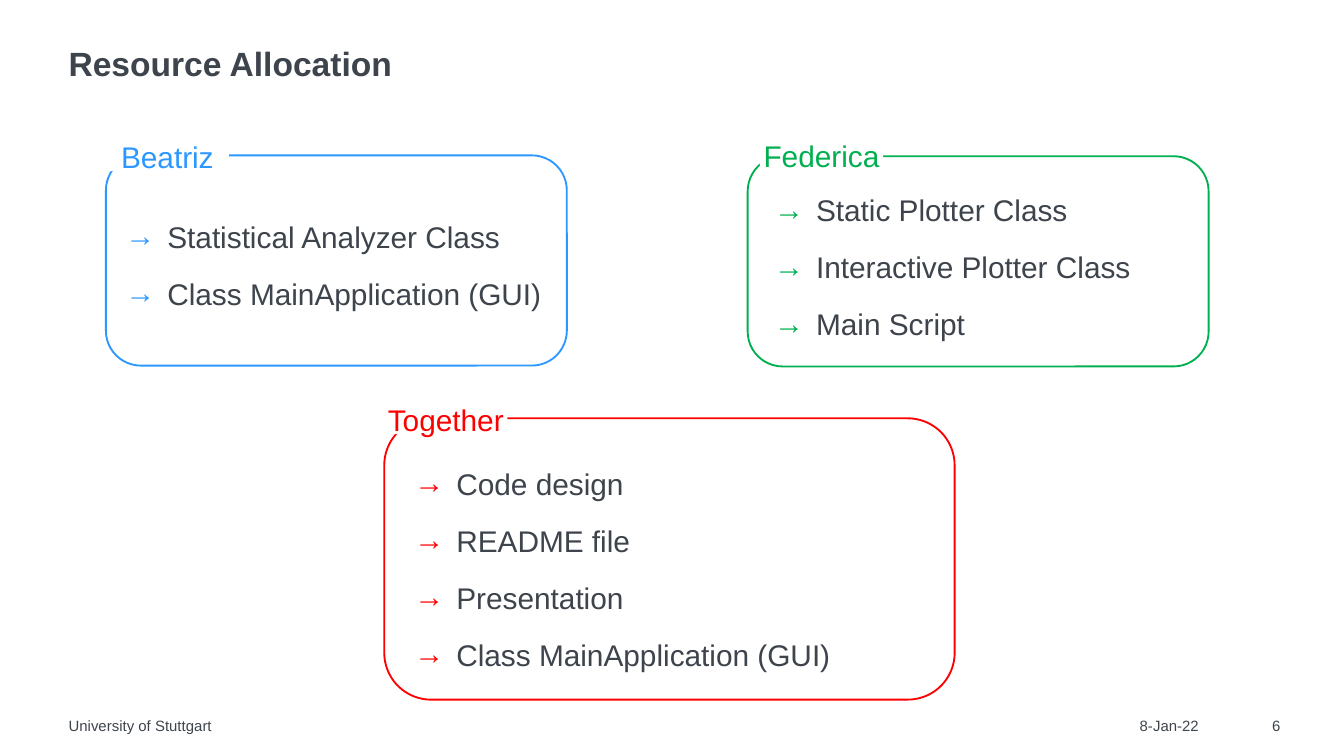
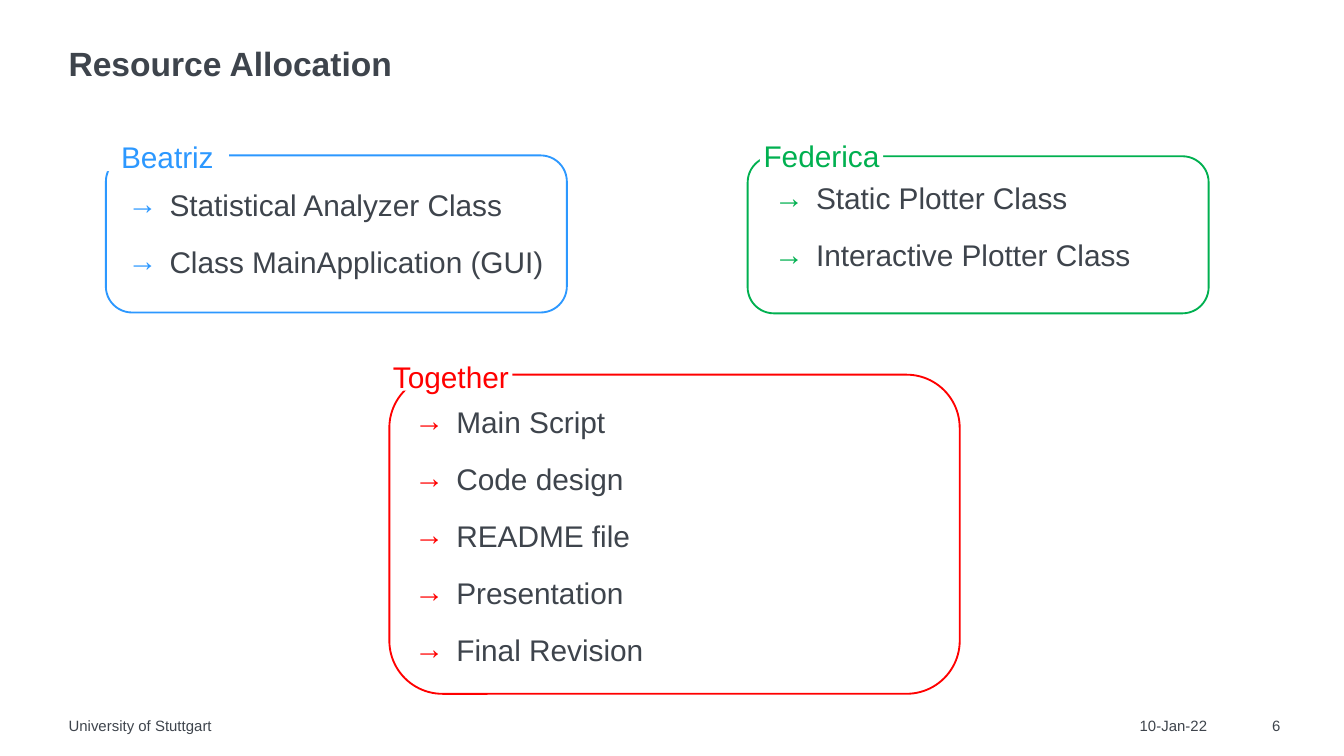
Before and after one commit to federicascolari8/PythonProject, a slide deck: slide 6 of First_Presentation.pptx. Drawn at 1344x756 pixels with LibreOffice and Linux fonts; fonts in the diff are those of the drawing. Boxes give left, top, right and bottom in pixels: in the first picture for what was removed or moved away, otherwise in the second. Text is boxed around its words. In the diff, an @@ line names an element or a change of style, - is before the commit and + after.

```diff
--- a/First_Presentation.pptx
+++ b/First_Presentation.pptx
@@ text "Federica" rewrapped from bbox=[761, 130, 884, 169] to bbox=[764, 145, 880, 168] @@
@@ rounded rectangle: place and size @@
-rounded rectangle at bbox=[106, 156, 567, 366]
+rounded rectangle at bbox=[106, 156, 567, 313]
@@ text "Statistical Analyzer Class": place and size @@
-text "Statistical Analyzer Class" at bbox=[167, 226, 541, 311]
+text "Statistical Analyzer Class" at bbox=[170, 194, 544, 278]
@@ ellipse "Static Plotter Class": place and size @@
-ellipse "Static Plotter Class" at bbox=[694, 153, 1249, 374]
+ellipse "Static Plotter Class" at bbox=[694, 153, 1249, 290]
@@ rounded rectangle: place and size @@
-rounded rectangle at bbox=[747, 156, 1208, 366]
+rounded rectangle at bbox=[747, 156, 1208, 313]
@@ text in ellipse at bbox=[816, 313, 965, 341]: paragraph removed @@
-→ Main Script
@@ text "Together": place and size @@
-text "Together" at bbox=[388, 409, 504, 437]
+text "Together" at bbox=[393, 366, 509, 393]
@@ rounded rectangle: place and size @@
-rounded rectangle at bbox=[384, 418, 954, 699]
+rounded rectangle at bbox=[390, 375, 960, 694]
@@ text "Main Script": place and size @@
-text "Main Script" at bbox=[456, 473, 830, 672]
+text "Main Script" at bbox=[456, 411, 643, 662]
@@ text at bbox=[456, 411, 605, 438]: paragraph added @@
+→ Main Script
@@ text at bbox=[456, 639, 643, 662]: text changed @@
-→ Class MainApplication (GUI)
+→ Final Revision
@@ text at bbox=[1140, 720, 1207, 731]: text changed @@
-8-Jan-22
+10-Jan-22
```
Also in this commit, not shown: 4 other slides changed.
